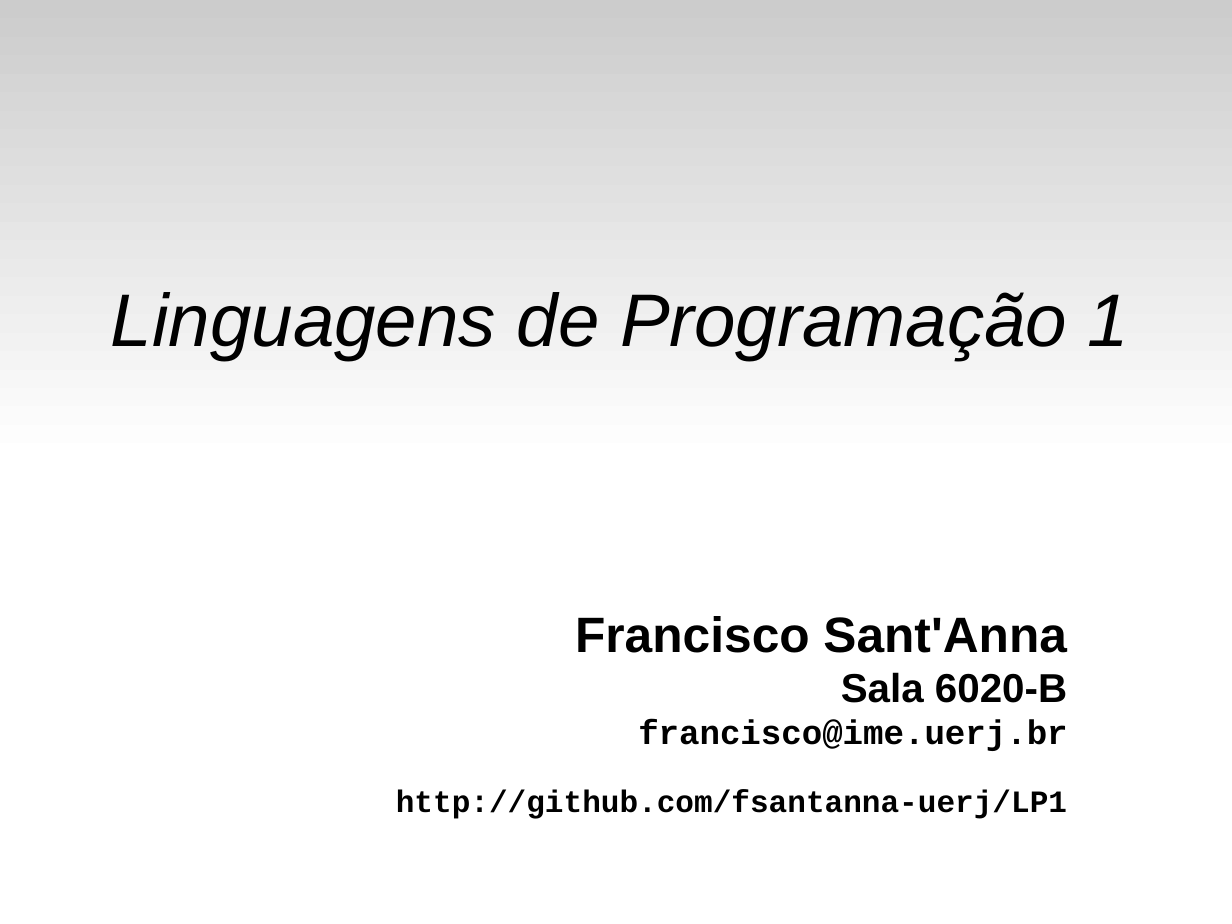
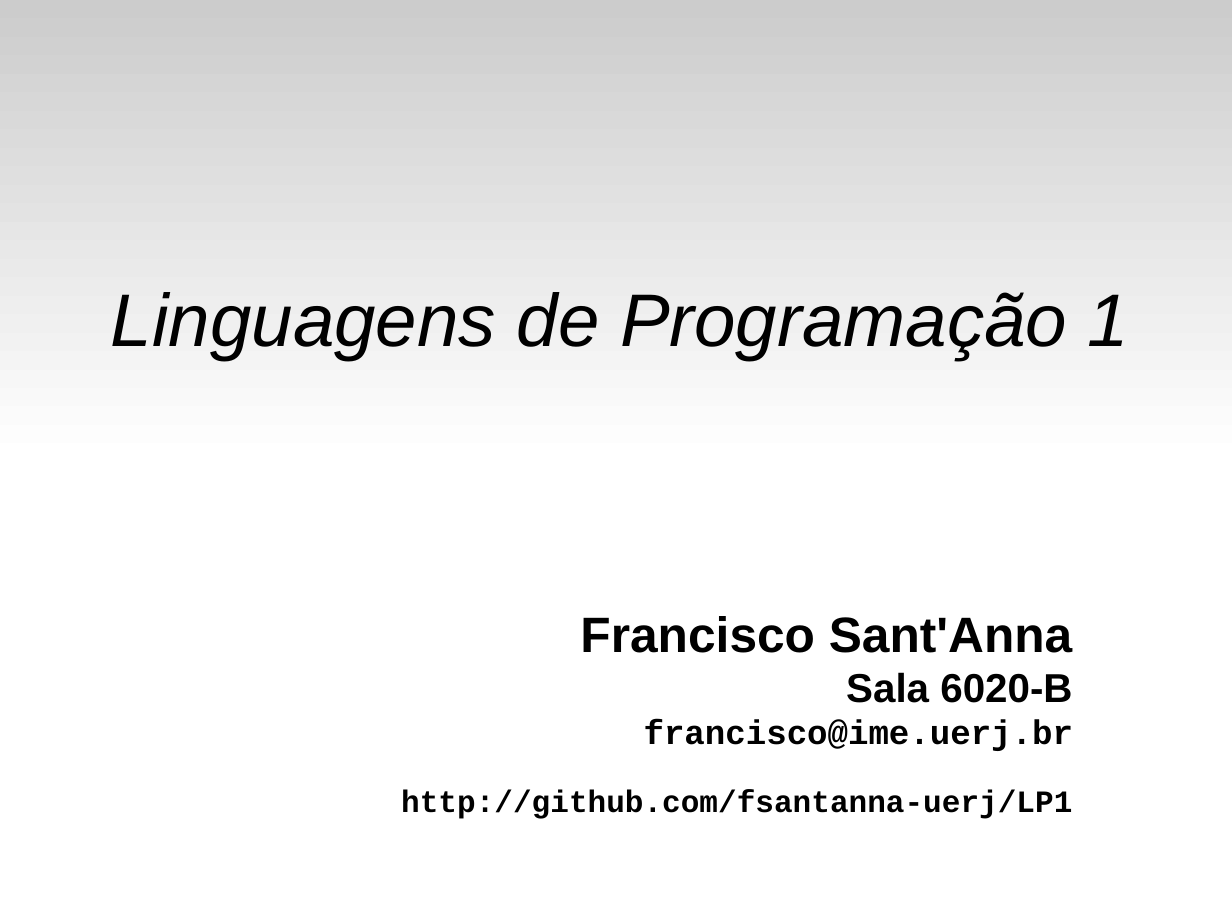
Before and after one commit to fsantanna-uerj/LP1, a slide deck: slide 1 of Slides/lp1-06-vetores.odp. Drawn at 1232x924 pixels with LibreOffice and Linux fonts; fonts in the diff are those of the drawing. Boxes give left, top, right and bottom in pixels: in the first picture for what was removed or moved away, otherwise in the second. Text is boxed around its words. In the diff, an @@ line names an element or a change of style, - is before the commit and + after.

```diff
--- a/Slides/lp1-06-vetores.odp
+++ b/Slides/lp1-06-vetores.odp
@@ text "Francisco Sant'Anna": place and size @@
-text "Francisco Sant'Anna" at (396, 616, 1067, 819)
+text "Francisco Sant'Anna" at (401, 616, 1073, 819)
```
Also in this commit, not shown: 4 other slides changed, 3 other files.
